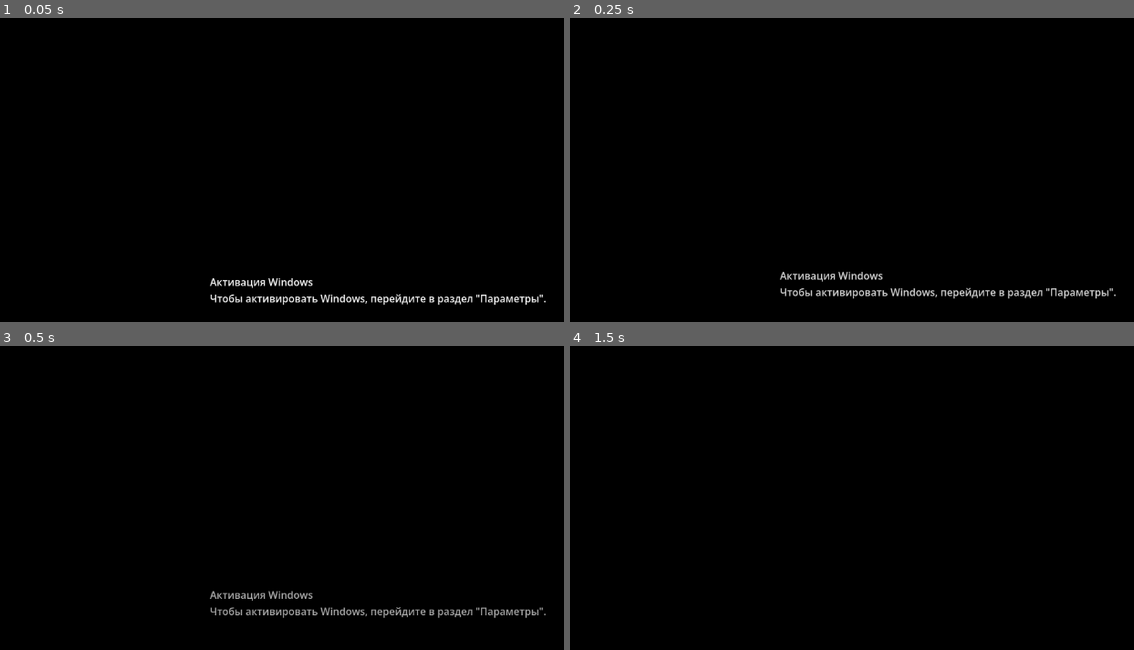
Above: before the commit, frames 1-4 (two rows, left to right).
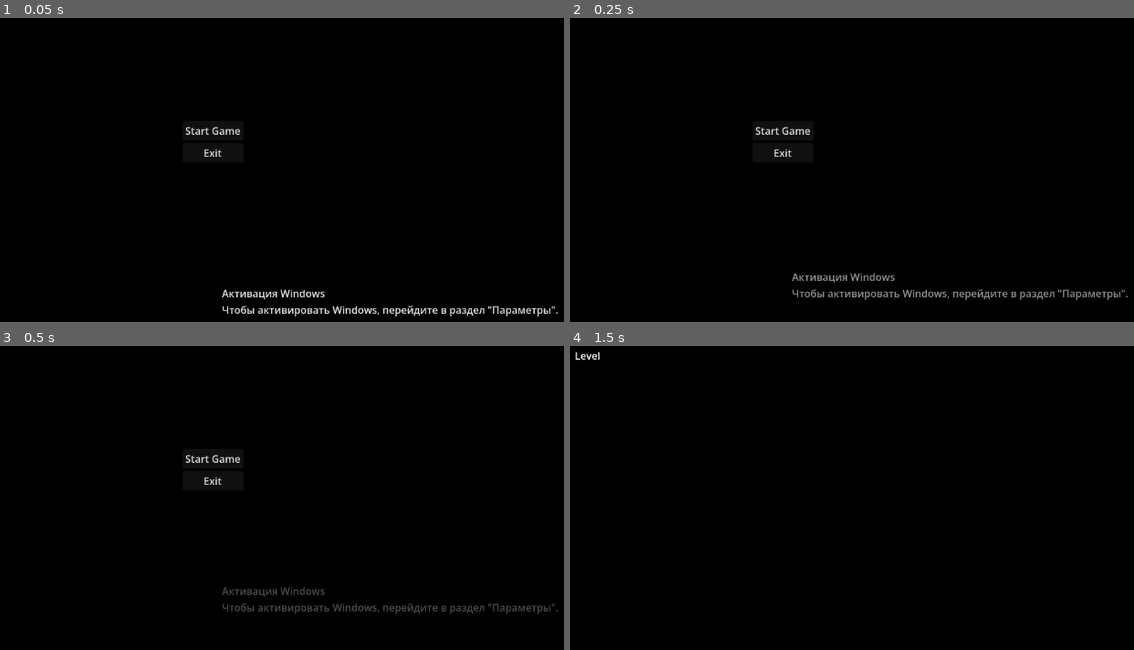
Above: after the commit, the same moments.

Repository: GetBoros/template-gdt-cpp26
Game: Godot game, scene res://core/Game.tscn
Two runs of this game, one before a commit and one after it. Both use one fixed random seed, a clock stepped at 60 frames per second and the inputs below. Before the commit the project starts from res://Game.tscn.
Inputs (mouse positions are in pixels of both pictures, inside the frame that each line leads up to):
- Up to frame 1 (0.05 s): no input
- Up to frame 2 (0.25 s): no input
- Up to frame 3 (0.5 s): no input
- Up to frame 4 (1.5 s): click (784, 458) at 0.5 s, where only the run after the commit has a clickable "Start Game"

The runs differ from the first frame. In frame 1, 2.4% of the frame differs, in the area x 32-99%, y 35-99%; in frame 2, 1.7%; in frame 3, 1.8%; in frame 4, less than 0.1%.

Commit message:
feat: implement modular scene orchestrator and feature-first architecture

Diff:
--- a/Game.tscn
+++ /dev/null
@@ -1,25 +0,0 @@
-[gd_scene format=3 uid="uid://cenpqpci6wns5"]
-
-[ext_resource type="Script" uid="uid://yk6uh02ra761" path="res://S_Label.gd" id="1_wbfu4"]
-
-[node name="Control" type="Control" unique_id=793347012]
-layout_mode = 3
-anchors_preset = 15
-anchor_right = 1.0
-anchor_bottom = 1.0
-offset_left = 151.0
-offset_top = -45.0
-offset_right = 151.0
-offset_bottom = -45.0
-grow_horizontal = 2
-grow_vertical = 2
-
-[node name="Label" type="Label" parent="." unique_id=2019745588]
-layout_mode = 0
-offset_left = 420.0
-offset_top = 582.0
-offset_right = 952.0
-offset_bottom = 631.0
-text = "Активация Windows
-Чтобы активировать Windows, перейдите в раздел \"Параметры\"."
-script = ExtResource("1_wbfu4")
--- a/S_Label.gd
+++ b/core/Game.gd
@@ -1,12 +1,31 @@
 #------------------------------------------------------------------------------------------------------------
-extends Label
+extends Node
+#------------------------------------------------------------------------------------------------------------
+const MAIN_MENU_SCENE: PackedScene = preload("res://ui/main_menu/MainMenu.tscn")
+const LEVEL_TEST_SCENE: PackedScene = preload("res://gameplay/Level_Test.tscn")
+
+@onready var _world: Node2D = $World
+@onready var _ui: CanvasLayer = $UI
 #------------------------------------------------------------------------------------------------------------
 func _ready() -> void:
-	var tween: Tween = create_tween() # create interp
+	_show_main_menu()
+#------------------------------------------------------------------------------------------------------------
+func _show_main_menu() -> void:
+	var menu_instance: Control = MAIN_MENU_SCENE.instantiate()
 
-	tween.tween_property(self, "position:y", position.y - 80.0, 1.5) # move up at 80px by 1.5 sec
-	tween.parallel().tween_property(self, "modulate:a", 0.0, 1.5) # in parale change transparents to 0.0 by 1.5 sec
-	tween.tween_callback(queue_free) # at the end delete node and free mem
+	_ui.add_child(menu_instance)
+	menu_instance.start_game_requested.connect(_on_start_game_requested)
+
+#------------------------------------------------------------------------------------------------------------
+func _on_start_game_requested() -> void:
+	print("Game: Получен сигнал старта! Загружаем уровень...")
+
+	for child in _ui.get_children():
+		child.queue_free()
+
+	var level_instance: Node2D = LEVEL_TEST_SCENE.instantiate()
+	_world.add_child(level_instance)
+
 #------------------------------------------------------------------------------------------------------------
 func _process(delta: float) -> void:
 	pass
--- /dev/null
+++ b/core/Game.tscn
@@ -0,0 +1,10 @@
+[gd_scene format=3 uid="uid://cenpqpci6wns5"]
+
+[ext_resource type="Script" uid="uid://yk6uh02ra761" path="res://core/Game.gd" id="1_sgl4g"]
+
+[node name="Game" type="Node" unique_id=930475186]
+script = ExtResource("1_sgl4g")
+
+[node name="World" type="Node2D" parent="." unique_id=2090211121]
+
+[node name="UI" type="CanvasLayer" parent="." unique_id=485848754]
--- /dev/null
+++ b/gameplay/Level_Test.tscn
@@ -0,0 +1,12 @@
+[gd_scene format=3 uid="uid://begjmb048063q"]
+
+[node name="LevelTest" type="Node2D" unique_id=1685098747]
+
+[node name="Label" type="Label" parent="." unique_id=3296149]
+offset_left = 68.0
+offset_top = 102.0
+offset_right = 467.0
+offset_bottom = 185.0
+text = "Level"
+horizontal_alignment = 1
+vertical_alignment = 1
--- /dev/null
+++ b/ui/main_menu/MainMenu.gd
@@ -0,0 +1,29 @@
+#------------------------------------------------------------------------------------------------------------
+extends Control
+
+#------------------------------------------------------------------------------------------------------------
+signal start_game_requested()
+
+#------------------------------------------------------------------------------------------------------------
+@onready var _start_button: Button = %StartButton
+@onready var _quit_button: Button = $VBoxContainer/QuitButton
+@onready var _label_activate: Label = $Label
+
+#------------------------------------------------------------------------------------------------------------
+func _ready() -> void:
+	var tween: Tween = create_tween().set_trans(Tween.TRANS_CUBIC).set_ease(Tween.EASE_OUT) # create interp
+
+	tween.tween_property(_label_activate, "position:y", _label_activate.position.y - 80.0, 1.5) # move up at 80px by 1.5 sec
+	tween.parallel().tween_property(_label_activate, "modulate:a", 0.0, 1.5) # in parale change transparents to 0.0 by 1.5 sec
+	tween.tween_callback(_label_activate.queue_free) # at the end delete node and free mem
+
+	_start_button.pressed.connect(_on_start_pressed)
+	_quit_button.pressed.connect(_on_quit_pressed)
+
+#------------------------------------------------------------------------------------------------------------
+func _on_start_pressed() -> void:
+	start_game_requested.emit()
+
+#------------------------------------------------------------------------------------------------------------
+func _on_quit_pressed() -> void:
+	get_tree().quit()
--- /dev/null
+++ b/ui/main_menu/MainMenu.tscn
@@ -0,0 +1,47 @@
+[gd_scene format=3 uid="uid://bnmeyxlpyplya"]
+
+[ext_resource type="Script" uid="uid://rfrlkusueiny" path="res://ui/main_menu/MainMenu.gd" id="1_h7g2k"]
+
+[node name="MainMenu" type="Control" unique_id=177499293]
+layout_mode = 3
+anchors_preset = 15
+anchor_right = 1.0
+anchor_bottom = 1.0
+grow_horizontal = 2
+grow_vertical = 2
+script = ExtResource("1_h7g2k")
+
+[node name="VBoxContainer" type="VBoxContainer" parent="." unique_id=1385379448]
+layout_mode = 1
+anchors_preset = 8
+anchor_left = 0.5
+anchor_top = 0.5
+anchor_right = 0.5
+anchor_bottom = 0.5
+offset_left = -20.0
+offset_top = -20.0
+offset_right = 20.0
+offset_bottom = 20.0
+grow_horizontal = 2
+grow_vertical = 2
+
+[node name="StartButton" type="Button" parent="VBoxContainer" unique_id=1930764544]
+unique_name_in_owner = true
+layout_mode = 2
+text = "Start Game
+"
+
+[node name="QuitButton" type="Button" parent="VBoxContainer" unique_id=736729324]
+layout_mode = 2
+text = "Exit
+
+"
+
+[node name="Label" type="Label" parent="." unique_id=241987605]
+layout_mode = 0
+offset_left = 590.0
+offset_top = 560.0
+offset_right = 1122.0
+offset_bottom = 609.0
+text = "Активация Windows
+Чтобы активировать Windows, перейдите в раздел \"Параметры\"."
Renamed: S_Label.gd.uid -> core/Game.gd.uid
Not shown, added: ui/main_menu/MainMenu.gd.uid
